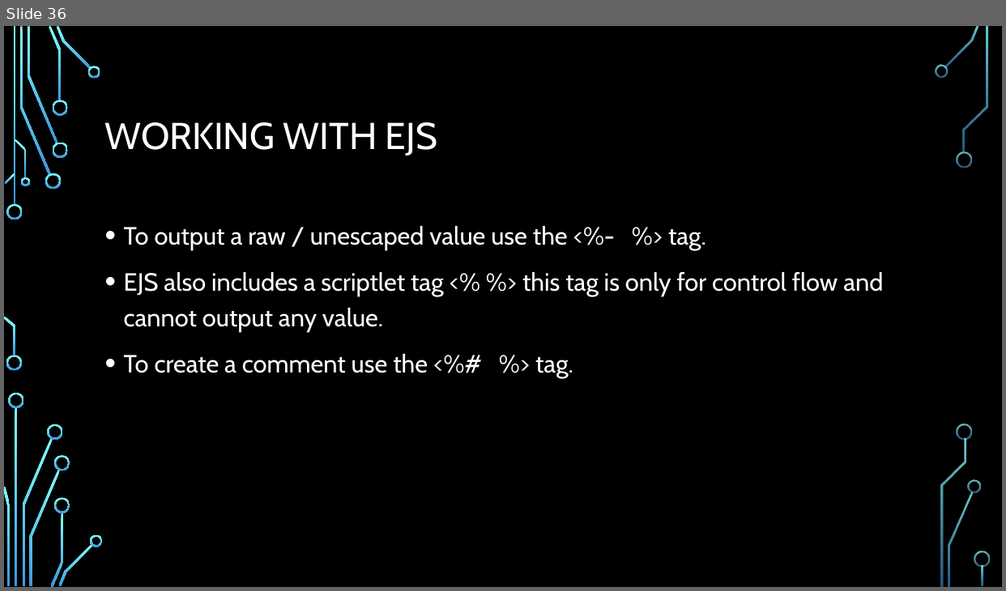
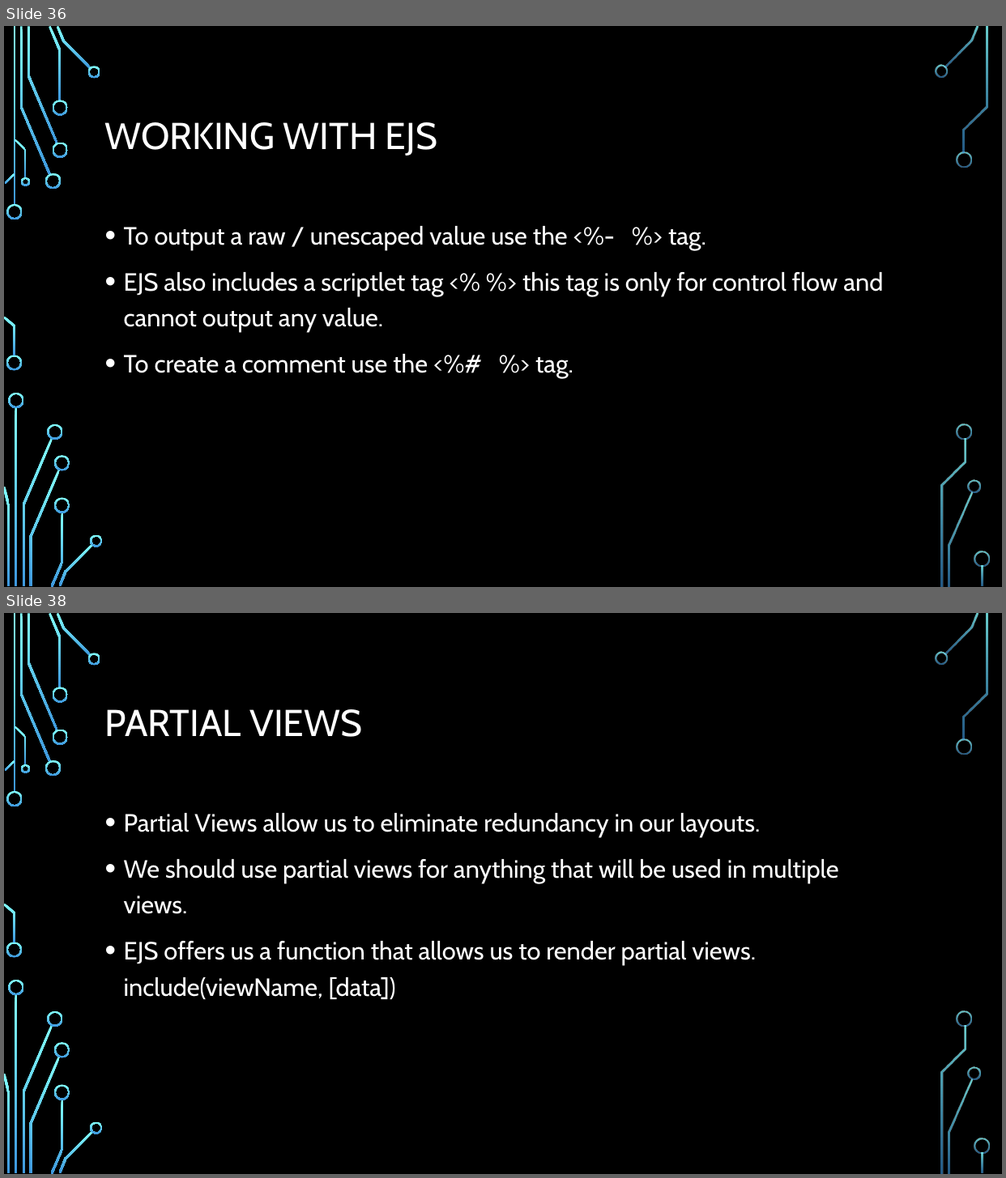
Before and after one commit to aliceroherty/ResearchProject, a slide deck: Presentation/Node.pptx. Shown one above the other, each under a label of ours: slide 36 before the commit, slides 36 and 38 after it; the slides between them are not shown. The pictures are 1006x591 and 1006x1178 pixels, drawn with LibreOffice and Linux fonts; fonts in the diff are those of the drawing; background and template pictures are left out. Boxes give left, top, right and bottom in pixels: in the first picture for what was removed or moved away, otherwise in the second. Text is boxed around its words. In the diff, an @@ line names an element or a change of style, - is before the commit and + after.

```diff
--- a/Presentation/Node.pptx
+++ b/Presentation/Node.pptx
@@ slide 38 added at (4, 613, 1002, 1174), background picture (left out); not listed: 36 template elements that a slide beside it also shows @@
@@ title added at (105, 709, 362, 737), 36 pt, text #FFFFFF @@
+PARTIAL VIEWS
@@ text added at (124, 813, 838, 1000), 24 pt, text #FFFFFF @@
+• Partial Views allow us to eliminate redundancy in our layouts.
+• We should use partial views for anything that will be used in multiple views.
+• EJS offers us a function that allows us to render partial views. include(viewName, [data])
```
Also in this commit, not shown: 2 slides changed, 2 other slides added, 8 other files.
